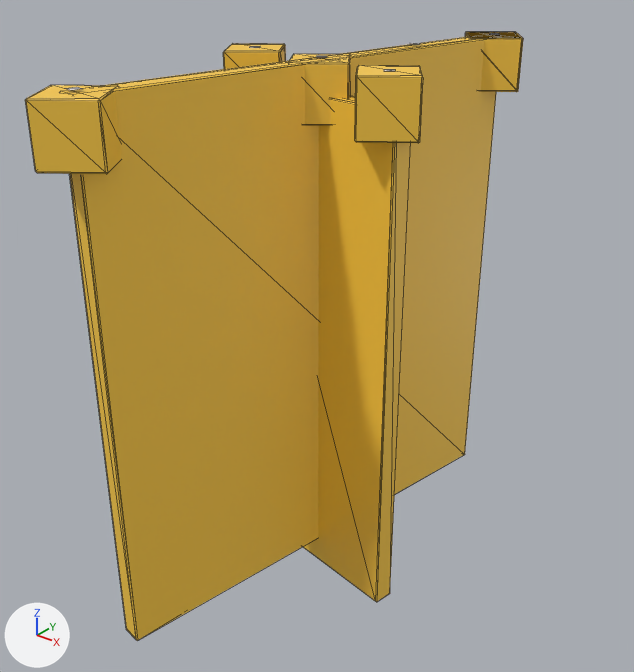
A saved change to the glTF model public/assets/levels/level-05.glb.
One viewpoint serves both versions: a camera (50 mm lens) standing at (105.0, -133.1, 26.0) and looking at (-0.2, -1.7, -55.5). Arrows for +X, +Y and +Z are at lower left; the lights stay in place. The first picture is the older version. Mesh edges are drawn as thin lines. Objects named as collision shapes, trigger or cutter boxes, shadow casters or lower levels of detail are left out. Where no turn or scale is listed for an object, it has been applied to the vertices. Vertices at exactly the same position are counted once.

The older version as bpy lines, for what is in view:
```python
me_cube_003 = bpy.data.meshes.new('Cube.003')
me_cube_003.from_pydata(...)  # 168 vertices, 308 faces; spans x -18.5..34.0, y -7.7..107.7, z -109.9..5.6
me_cube_003.materials.append(mat_material)  # yellow #ffce45
me_plane_001 = bpy.data.meshes.new('Plane.001')
me_plane_001.from_pydata([(-1.0, -1.0, 0.0), (1.0, -1.0, 0.0), (-1.0, 1.0, 0.0), (1.0, 1.0, 0.0)], [], [(0, 1, 3), (0, 3, 2)])
me_plane_002 = bpy.data.meshes.new('Plane.002')
me_plane_002.from_pydata([(-1.39, 0.24, 0.0), (-0.24, -1.39, 0.0), (0.24, 1.39, 0.0), (1.39, -0.24, 0.0)], [], [(0, 1, 3), (0, 3, 2)])
ob_cube_003 = bpy.data.objects.new('Cube.003', me_cube_003)
ob_cube_003.location = (-9.5, -49.3, -4.6)
ob_spawn_ammo = bpy.data.objects.new('Spawn_Ammo', me_plane_002)
ob_spawn_ammo.location = (3.3, 25.8, 1.4)
ob_spawn_enemy_tank = bpy.data.objects.new('Spawn_Enemy_Tank', me_plane_001)
ob_spawn_enemy_tank.location = (7.9, 51.1, 1.3)
ob_spawn_enemy_tank.rotation_euler = (0.0, 0.0, -0.957)  # degrees (0, 0, -55)
```
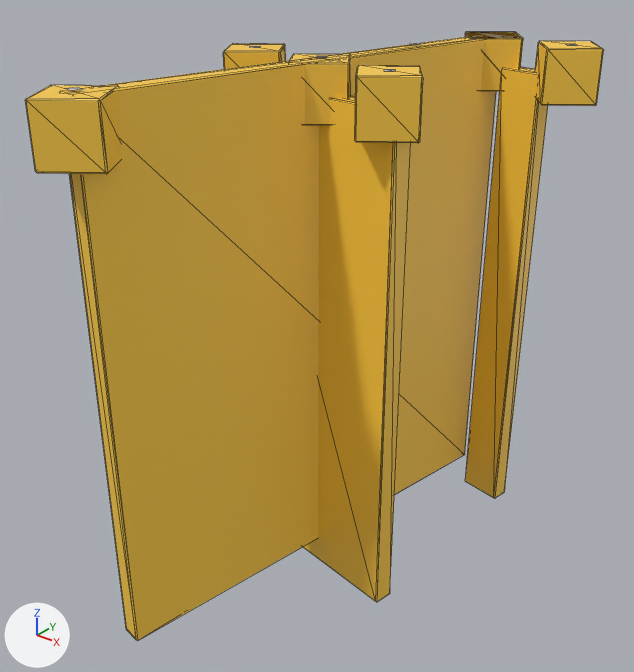
Not visible in the pictures: 'Spawn_Enemy'.

Where the change shows, as pixel boxes [x1, y1, x2, y2] in the pictures (634 x 672 px):
'Cube.003', reshaped (16% wider)
    before: [25, 32, 522, 640]
    after: [25, 32, 604, 640]
'Spawn_Enemy_Tank', no longer drawn
    before: [490, 33, 500, 35]
part 1 of me_cube_003, added (yellow)
    after: [535, 41, 604, 106]
part 2 of me_cube_003, added (yellow)
    after: [465, 67, 548, 498]

What the commit changed:
me_cube_003 is used by ob_cube_003; location (-9.5, -49.3, -4.6).
me_cube_003 had 168 vertices, 308 faces and spanned x -18.5..34.0, y -7.7..107.7, z -109.9..5.6.
me_cube_003 now has 216 vertices, 396 faces and spans x -18.5..44.9, y -7.7..107.7, z -109.9..5.6.
me_cube_003 part 1: the loose piece of 24 vertices spanning x 9.7..25.1, y 92.3..107.7, z -5.6..5.6 is copied, and the copy is moved by (19.8, -3.9, 0.0); it spans x 29.5..44.9, y 88.3..103.7, z -5.6..5.6.
me_cube_003 part 2: a new loose piece of 24 vertices spanning x 21.6..32.6, y 94.7..101.1, z -109.9..-0.6, in mat_material (yellow #ffce45).
Object 'Spawn_Enemy_Tank' (ob_spawn_enemy_tank) now shows nothing instead of me_plane_001.
Object 'Spawn_Enemy' (ob_spawn_enemy) is new; it shows a copy of the mesh of ob_spawn_ammo.
Its location is (27.8, 46.9, 1.1).
